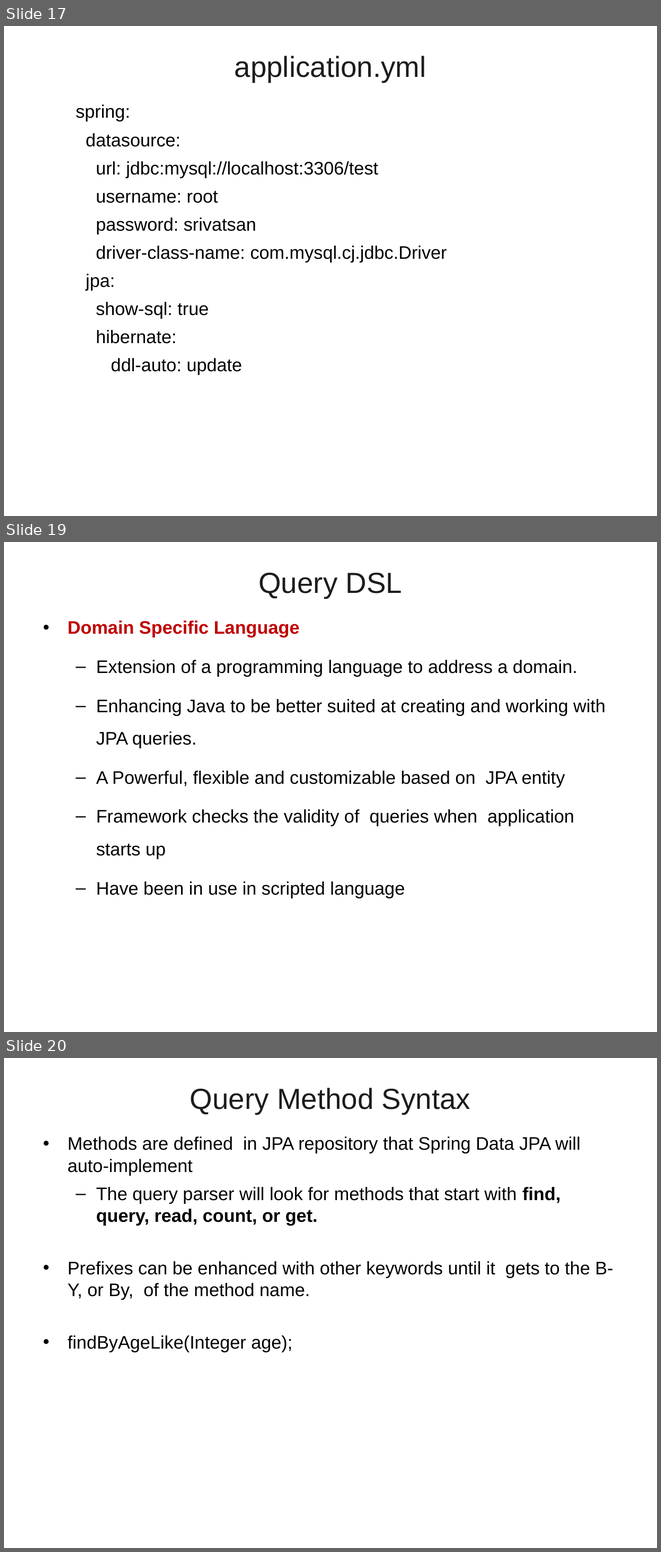
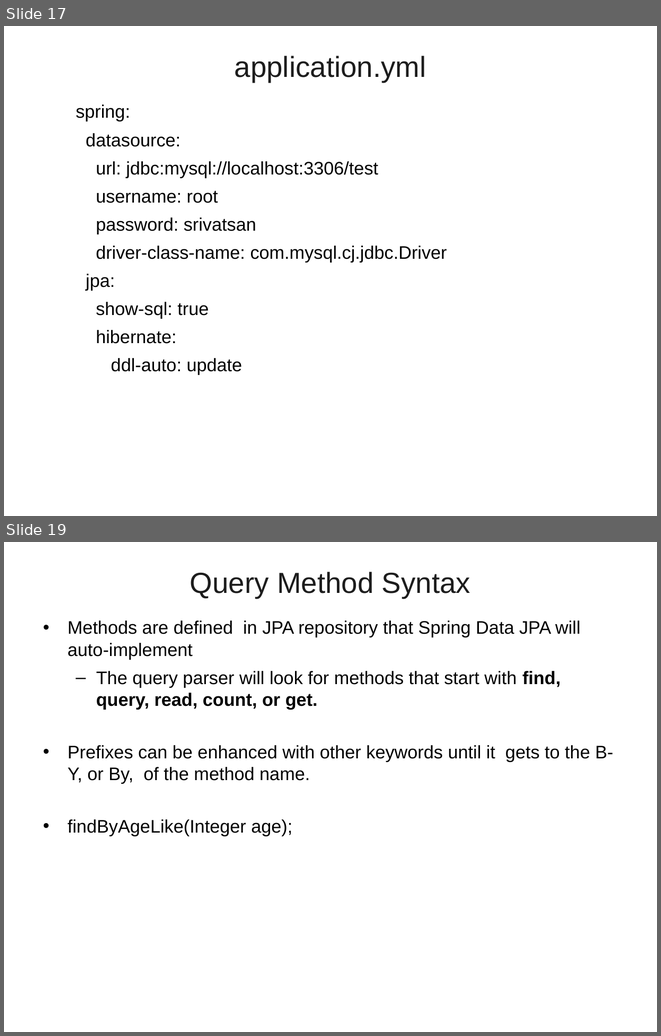
Before and after one commit to vatsanTraining/freshers_dec_2021, a slide deck: Spring_JDBC_JPA.ppt. Shown one above the other, each under a label of ours: slides 17, 19 and 20 before the commit, slides 17 and 19 after it; the slides between them are not shown. The pictures are 661x1552 and 661x1036 pixels, drawn with LibreOffice and Linux fonts; fonts in the diff are those of the drawing; background and template pictures are left out. Boxes give left, top, right and bottom in pixels: in the first picture for what was removed or moved away, otherwise in the second. Text is boxed around its words. In the diff, an @@ line names an element or a change of style, - is before the commit and + after.

```diff
--- a/Spring_JDBC_JPA.ppt
+++ b/Spring_JDBC_JPA.ppt
@@ slide 19 removed at bbox=[4, 542, 657, 1032], background picture (left out) @@
@@ title removed at bbox=[258, 572, 403, 598] @@
-Query DSL
@@ text removed at bbox=[68, 620, 606, 898] @@
-• Domain Specific Language
-  – Extension of a programming language to address a domain.
-  – Enhancing Java to be better suited at creating and working with JPA queries.
-  – A Powerful, flexible and customizable based on JPA entity
-  – Framework checks the validity of queries when application starts up
-  – Have been in use in scripted language
@@ what was slide 20 is now slide 19 @@
```
Also in this commit, not shown: 2 slides changed, 3 slides added, 1 other slide removed, 1 other file.
